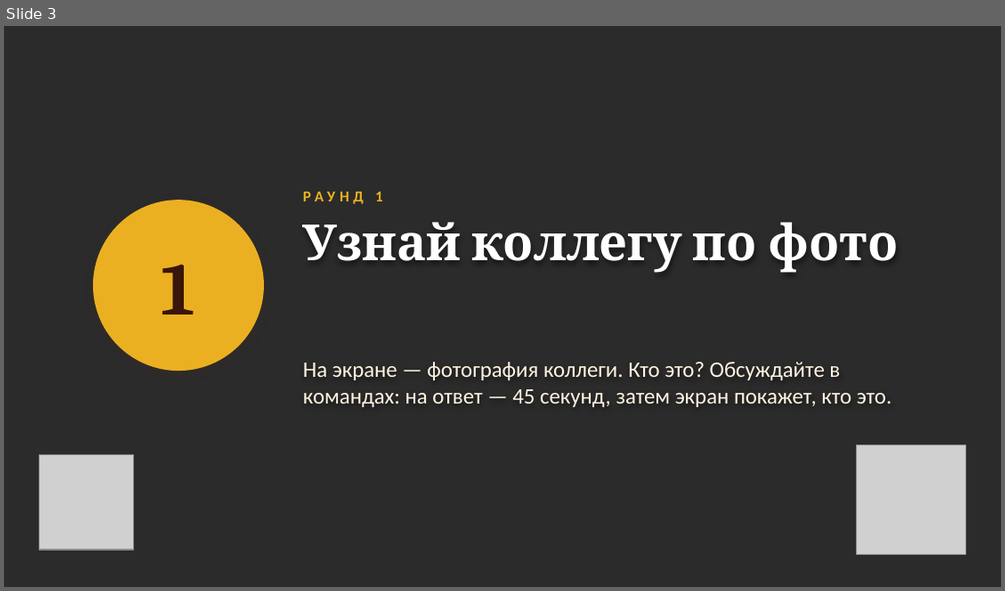
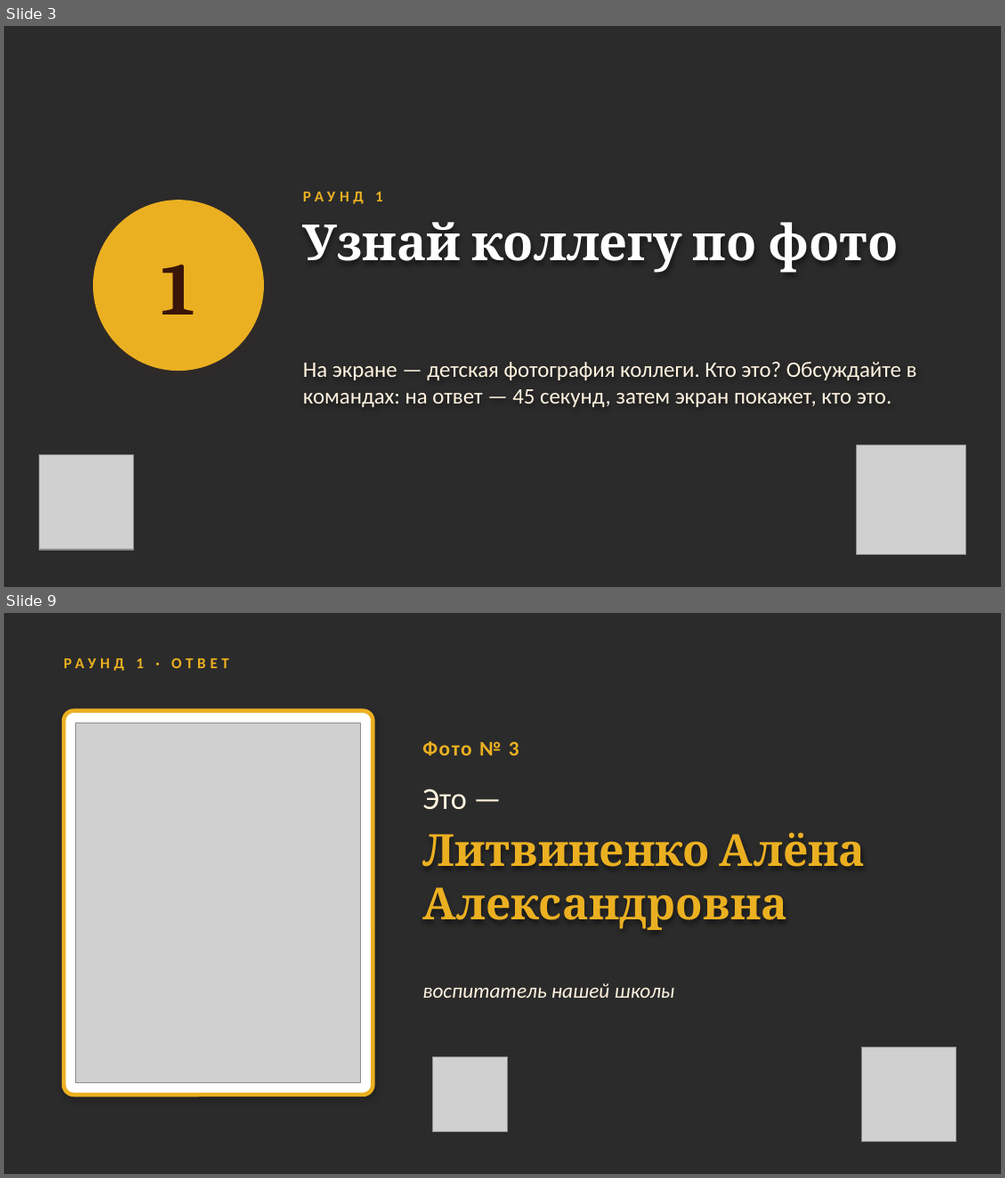
Before and after one commit to sl-himmelreich/heinrich-mario, a slide deck: День_воспитателя_конкурс.pptx. Shown one above the other, each under a label of ours: slide 3 before the commit, slides 3 and 9 after it; the slides between them are not shown. The pictures are 1005x591 and 1005x1178 pixels, drawn with LibreOffice and Linux fonts; fonts in the diff are those of the drawing; grey boxes stand for pictures; background and template pictures are left out; a plain dark background stands for a picture behind light text. Boxes give left, top, right and bottom in pixels: in the first picture for what was removed or moved away, otherwise in the second. Text is boxed around its words. In the diff, an @@ line names an element or a change of style, - is before the commit and + after.

```diff
--- a/День_воспитателя_конкурс.pptx
+++ b/День_воспитателя_конкурс.pptx
@@ slide 9 added at (4, 613, 1001, 1174), background picture (left out) @@
@@ text added at (64, 658, 229, 671), 11 pt, text #EBB021, bold @@
+РАУНД 1 · ОТВЕТ
@@ rounded rectangle added at (64, 711, 372, 1094), fill #FFFFFF, outline #EBB021 3 pt @@
@@ picture added at (76, 722, 361, 1083) @@
@@ text added at (422, 741, 519, 755), 15 pt, text #EBB021, bold @@
+Фото № 3
@@ text added at (422, 789, 467, 810), 22 pt, text #FFF3E0 @@
+Это —
@@ text added at (422, 832, 866, 930), 32 pt, text #EBB021, bold @@
+Литвиненко Алёна Александровна
@@ text added at (422, 983, 675, 997), 15 pt, text #FFF3E0, italic @@
+воспитатель нашей школы
@@ picture added at (433, 1056, 508, 1131) @@
@@ picture added at (861, 1046, 956, 1142) @@
@@ slide 3 changed as well @@
@@ text at (303, 362, 917, 407): text changed @@
-На экране — фотография коллеги. Кто это? Обсуждайте в командах: на ответ — 45 секунд, затем экран покажет, кто это.
+На экране — детская фотография коллеги. Кто это? Обсуждайте в командах: на ответ — 45 секунд, затем экран покажет, кто это.
```
Also in this commit, not shown: 20 other slides changed, 5 other slides added, 4 slides removed, 1 other file.
